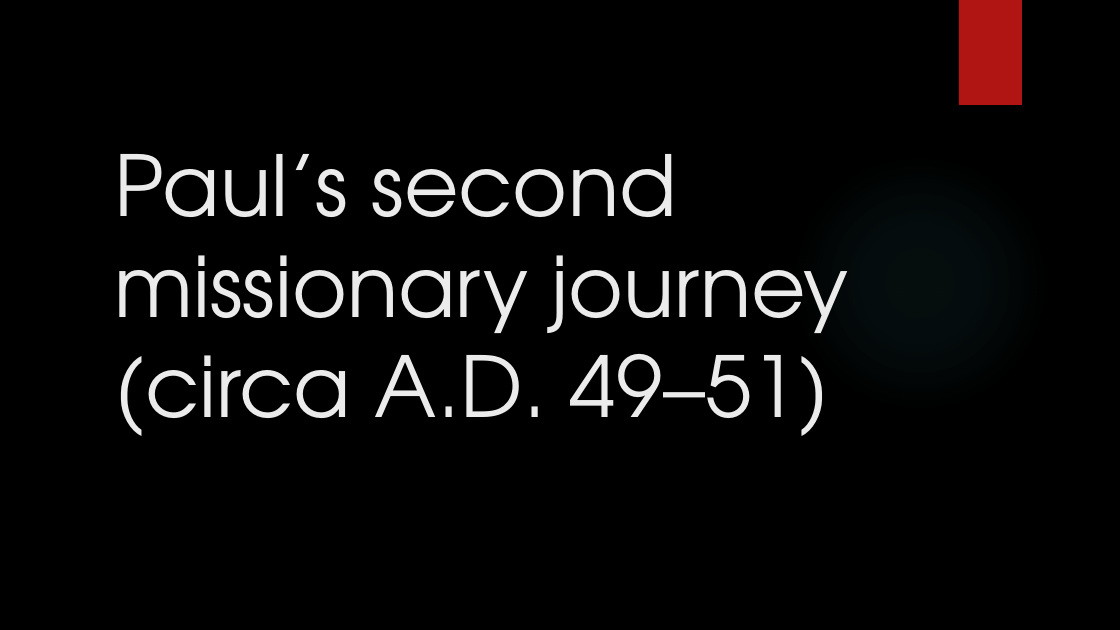
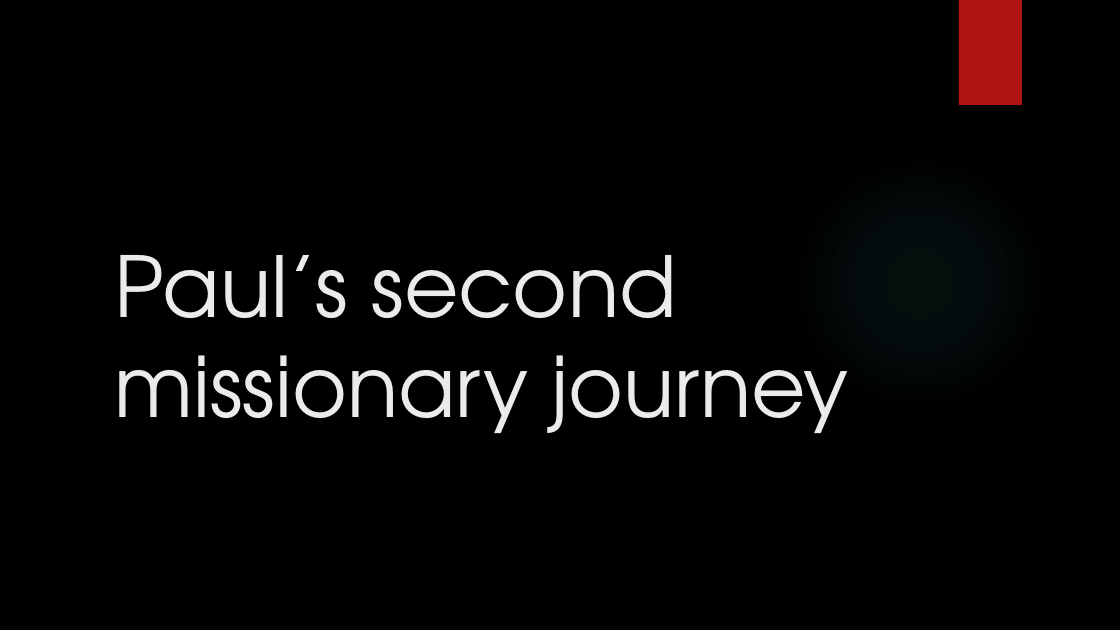
Before and after one commit to Seffin/Daddy-File, a slide deck: slide 1 of church/church ppts/sermon/2nd missionary journey/pauls2nd.pptx. Drawn at 1120x630 pixels with LibreOffice and Linux fonts; fonts in the diff are those of the drawing; background and template pictures are left out. Boxes give left, top, right and bottom in pixels: in the first picture for what was removed or moved away, otherwise in the second. Text is boxed around its words. In the diff, an @@ line names an element or a change of style, - is before the commit and + after.

```diff
--- a/church/church ppts/sermon/2nd missionary journey/pauls2nd.pptx
+++ b/church/church ppts/sermon/2nd missionary journey/pauls2nd.pptx
@@ title at [114, 255, 849, 433]: text changed @@
-Paul’s second missionary journey (circa A.D. 49–51)
+Paul’s second missionary journey
```
Also in this commit, not shown: 1 other file.
